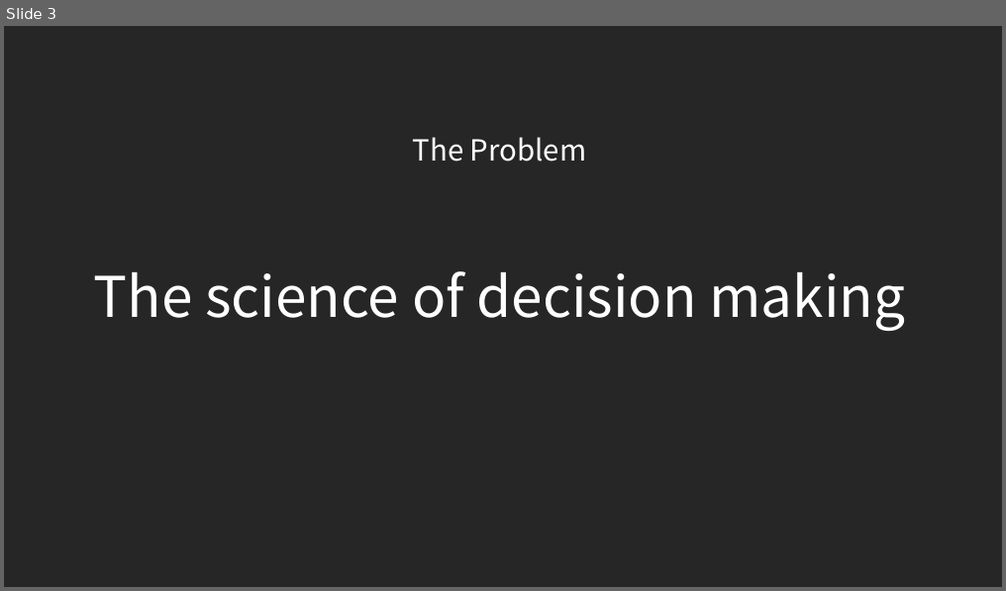
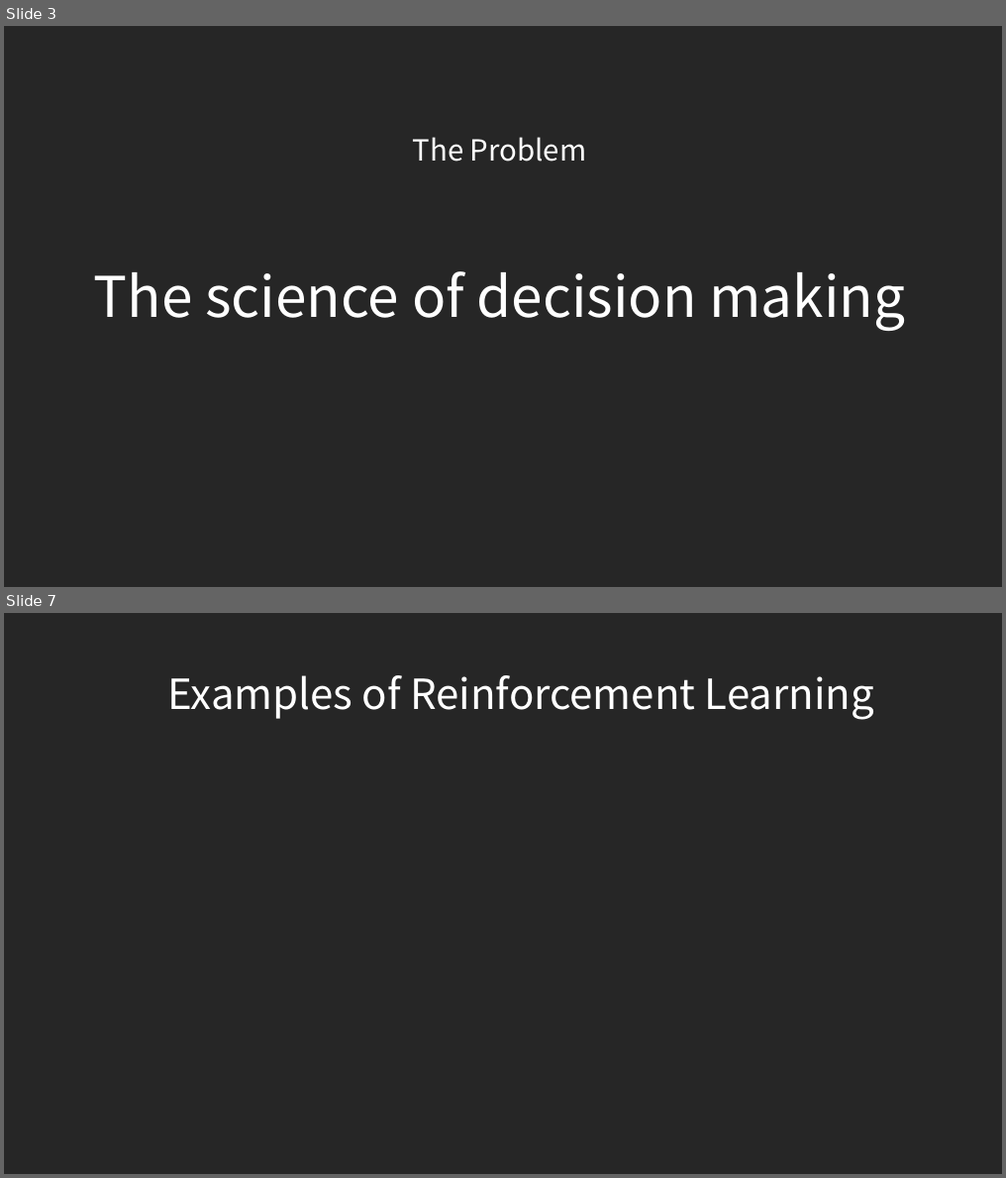
Before and after one commit to rmorain/rl, a slide deck: rl.pptx. Shown one above the other, each under a label of ours: slide 3 before the commit, slides 3 and 7 after it; the slides between them are not shown. The pictures are 1006x591 and 1006x1178 pixels, drawn with LibreOffice and Linux fonts; fonts in the diff are those of the drawing. Boxes give left, top, right and bottom in pixels: in the first picture for what was removed or moved away, otherwise in the second. Text is boxed around its words. In the diff, an @@ line names an element or a change of style, - is before the commit and + after.

```diff
--- a/rl.pptx
+++ b/rl.pptx
@@ slide 7 added at [4,613,1002,1174], background #262626 @@
@@ text added at [168,675,874,719], 40 pt, text #FFFFFF @@
+Examples of Reinforcement Learning
```
Also in this commit, not shown: 3 other slides added, 1 slide removed.
